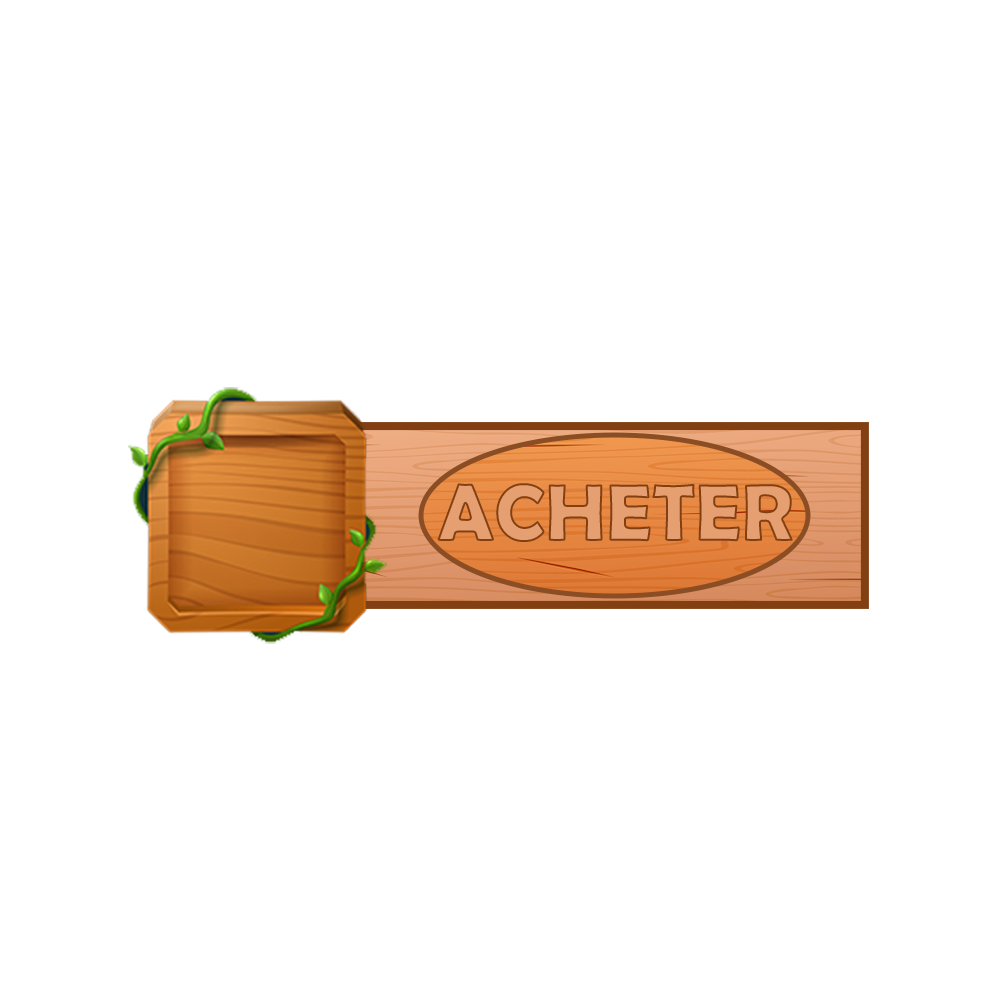
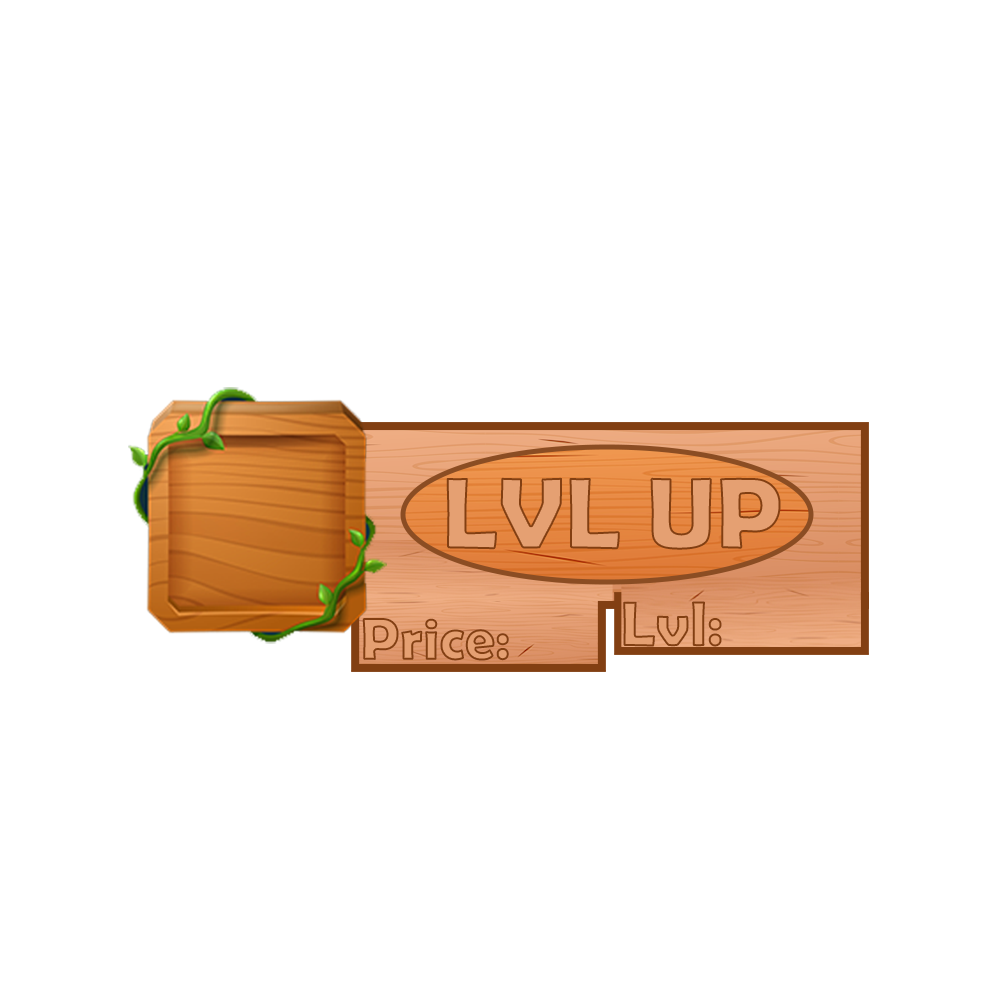
Two versions of the same layered image (1000 x 1000). Layer-by-layer changes:
removed layer "ACHETER" over [437, 483, 793, 542]
added layer "LVL UP" above "BUY" over [446, 477, 781, 550]
moved "32491225_2208_w032_n002_596b_p15_596" above "Image 6654537" over [351, 540, 387, 644]
painted on "6654537" (1st of 6, in "Image 6654537") over [363, 432, 869, 609]
added layer "Lvl:" above "Price:" over [623, 601, 722, 647]
added layer "Price:" above "6654537" over [362, 618, 509, 661]
added layer "6654537" (2nd of 6) above "6654537" over [621, 577, 861, 647]
added layer "6654537" (3rd of 6) above "6654537" over [363, 540, 613, 601]
added layer "6654537" (4th of 6) above "6654537" over [351, 592, 606, 672]
added layer "6654537" (5th of 6) above "6654537" over [614, 592, 869, 655]
